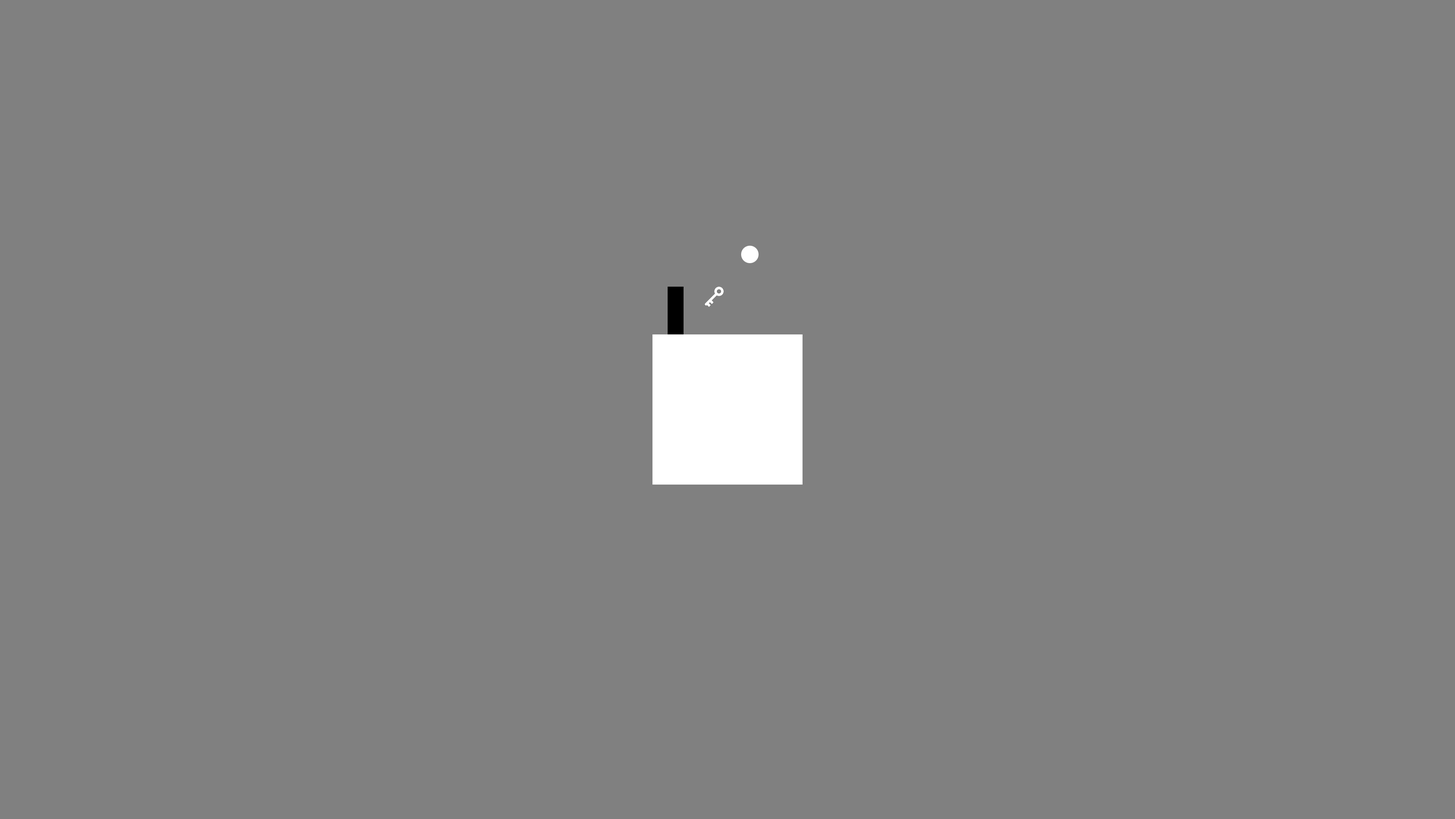
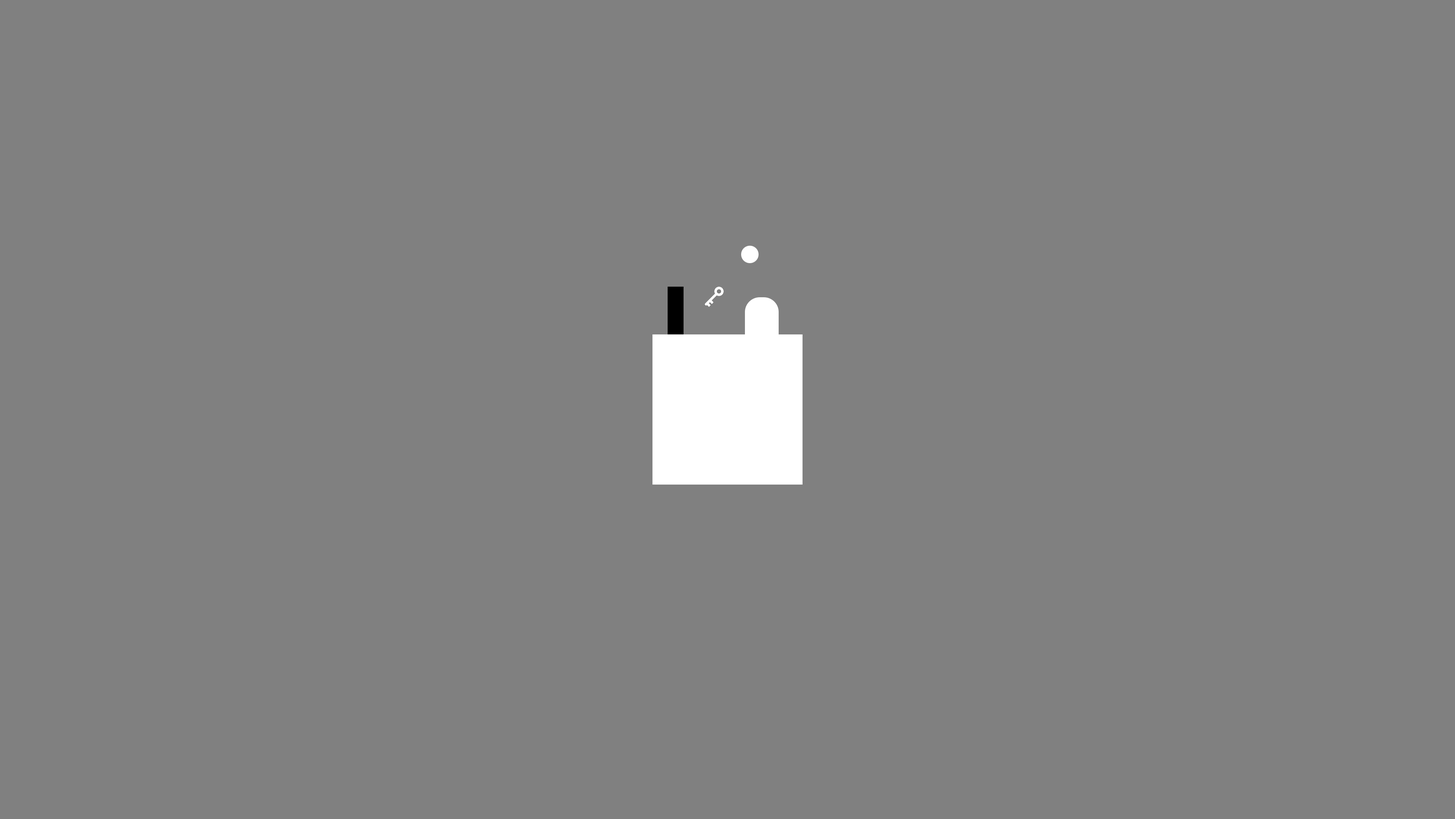
Two versions of the same layered image (1455×819). Layer-by-layer changes:
added layer "Enemy" above "Inventory Key" over (745, 297, 779, 335)
